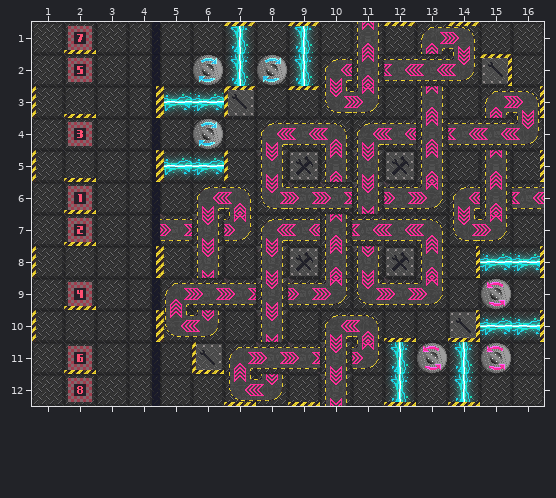
Tiled map -- assets/maps/space_bug2.tmx. Above, as it was before the edit.
Cells are 32x32 px. Shown: x 1..16, y 1..12.
The result:
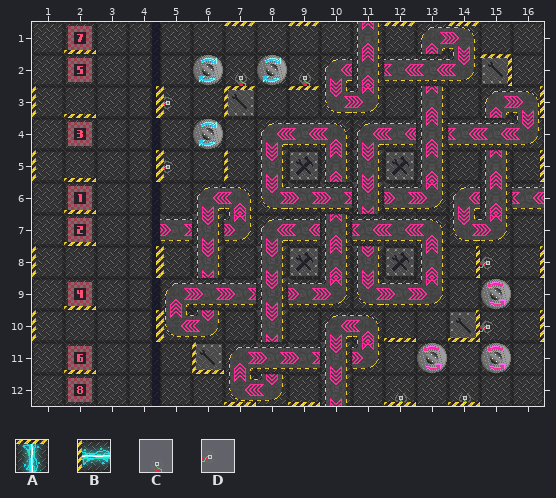
Key: from "roborallyTextures": A 48, B 55, C 59, D 61.
_ is an empty cell.
See-through tiles are keyed as they look on the map.
Edits made:
Layer "lasers":
y 1: x 7 A -> _; x 9 A -> _
y 2: x 7 A -> C; x 9 A -> C
y 3: x 5..6 BB -> D_
y 5: x 5..6 BB -> D_
y 8: x 15..16 BB -> D_
y 10: x 15..16 BB -> D_
y 11: x 12 A -> _; x 14 A -> _
y 12: x 12 A -> C; x 14 A -> C
